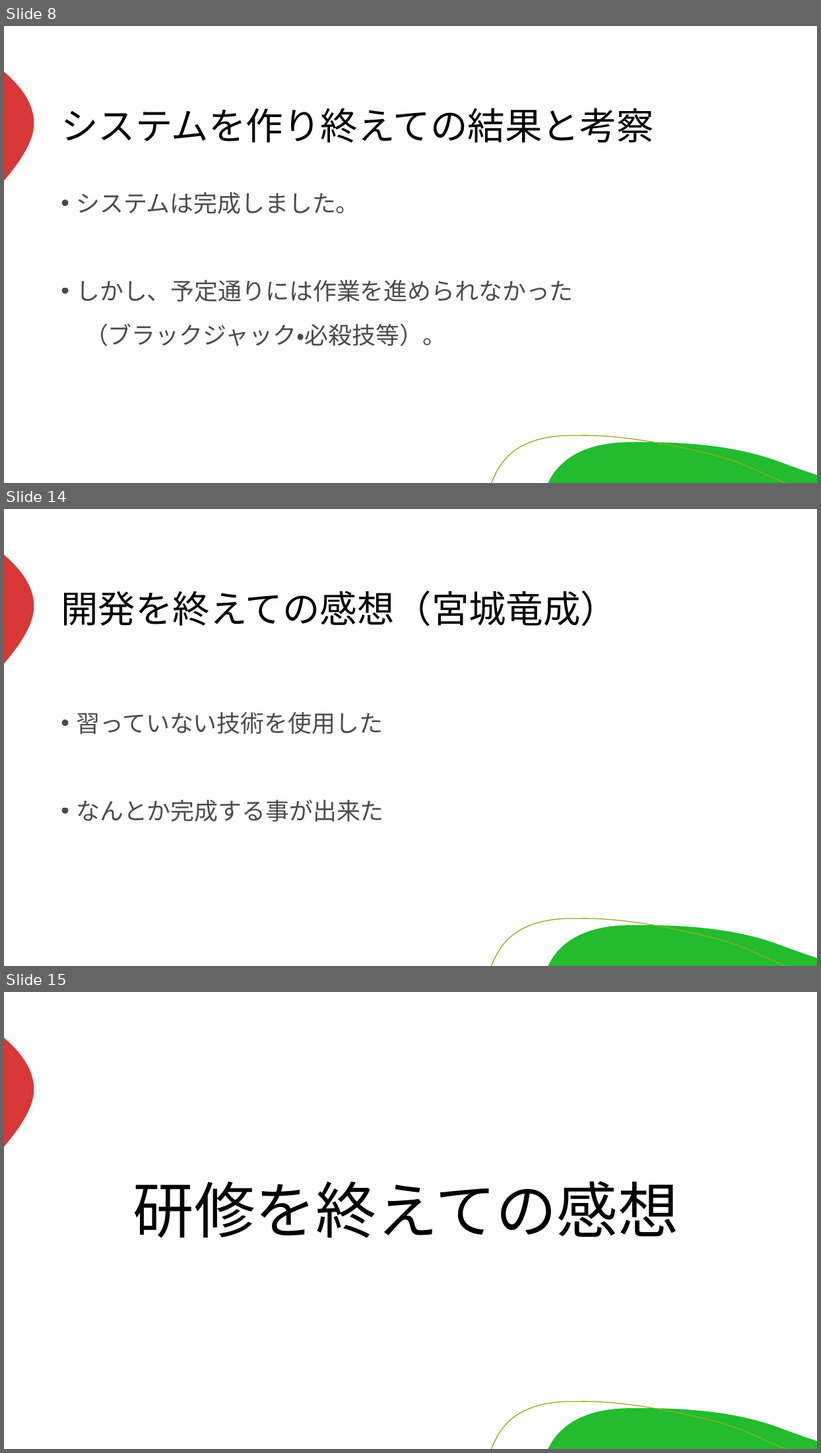
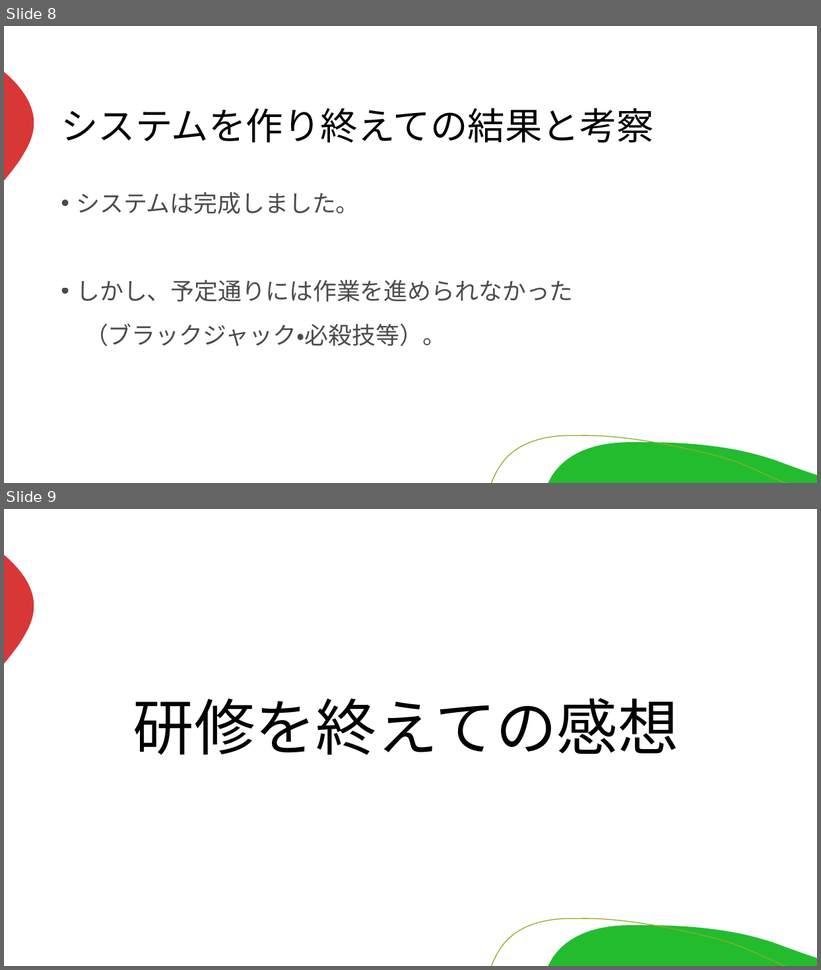
Before and after one commit to miyagiryusei/Excel, a slide deck: 発表資料.pptx. Shown one above the other, each under a label of ours: slides 8, 14 and 15 before the commit, slides 8 and 9 after it; the slides between them are not shown. The pictures are 821x1453 and 821x970 pixels, drawn with LibreOffice and Linux fonts; fonts in the diff are those of the drawing. Boxes give left, top, right and bottom in pixels: in the first picture for what was removed or moved away, otherwise in the second. Text is boxed around its words. In the diff, an @@ line names an element or a change of style, - is before the commit and + after.

```diff
--- a/発表資料.pptx
+++ b/発表資料.pptx
@@ slide 14 removed at <box>4,509,817,966</box>, background #FFFFFF; not listed: 3 template elements that a slide beside it also shows @@
@@ title removed at <box>61,591,618,626</box> @@
-開発を終えての感想（宮城竜成）
@@ text removed at <box>76,712,384,822</box> @@
-• 習っていない技術を使用した
-• なんとか完成する事が出来た
@@ what was slide 15 is now slide 9 @@
```
Also in this commit, not shown: 3 slides changed, 5 other slides removed.
